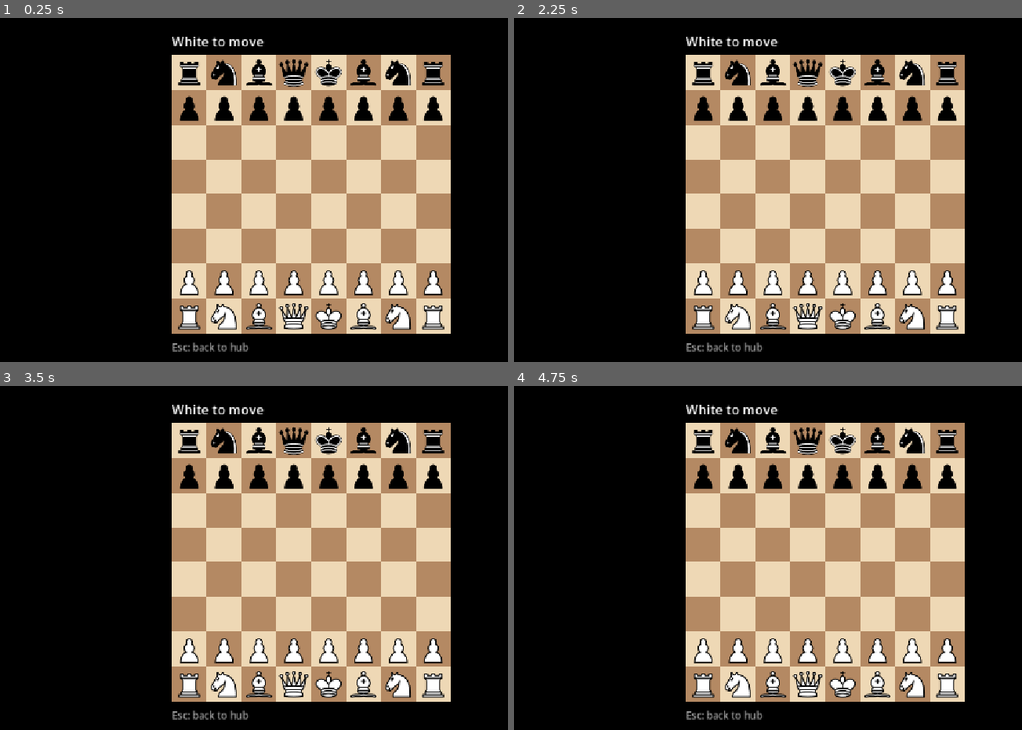
Above: before the commit, frames 1-4 (two rows, left to right).
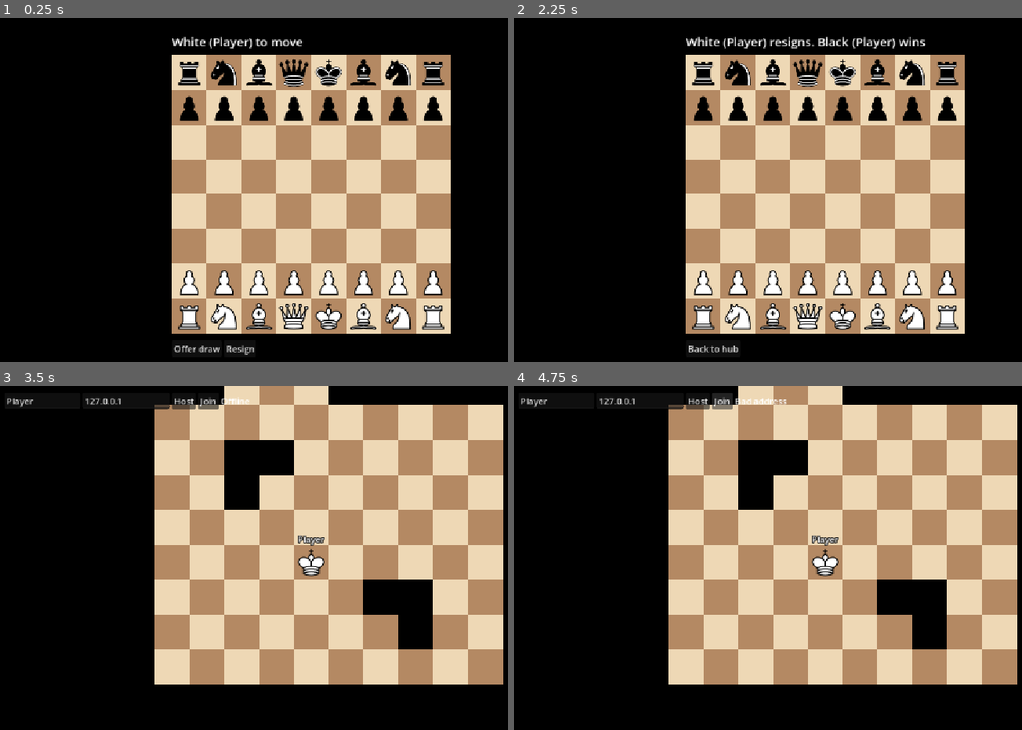
Above: after the commit, the same moments.

Repository: KiskarFisk/chesstus
Game: Godot game, scene res://chess.tscn
The game is run twice, just before and just after one commit, with the same random seed, the same clock (stepped at 60 frames per second) and the same inputs. This scene is started directly instead of the project's main scene.
Inputs (mouse positions are in pixels of both pictures, inside the frame that each line leads up to):
- Up to frame 1 (0.25 s): no input
- Up to frame 2 (2.25 s): click (712, 348) at 0.5 s, where only the run after the commit has a clickable "Offer draw"; click (773, 348) at 1.25 s, where only the run after the commit has a clickable "Decline draw"; click (752, 348) at 2 s, where only the run after the commit has a clickable "Resign"
- Up to frame 3 (3.5 s): click (198, 716) at 2.75 s, where only the run after the commit has a clickable "Back to hub"
- Up to frame 4 (4.75 s): click (696, 399) at 3.5 s, where only the run after the commit has a clickable "Host"; click (722, 399) at 4.25 s, where only the run after the commit has a clickable "Join"

The runs differ from the first frame. In frame 1, 0.7% of the frame differs, in the area x 33-60%, y 5-98%; in frame 2, 1.0%; in frame 3, 44%; in frame 4, 44%, in the area x 1-100%, y 0-98%.

Commit message:
Add player names, game vote popup, chess resign and draw offers
- Names: set in hub, saved to user://settings.cfg, synced by host, shown on kings
- Landing on a game square opens a vote popup with seat picking for all players
- Chess follows chosen seats; leaving requires the game to be over
- Chess: resign, offer/accept/decline draw

Co-Authored-By: Claude Opus 5.5 <noreply@anthropic.com>
Claude-Session: https://claude.ai/code/session_01NhpERDYe9jx1HCpr4qogRb

Diff:
--- a/chess.gd
+++ b/chess.gd
@@ -1,11 +1,17 @@
 extends Node2D
+## Chess board. Net.seats = [white peer id, black peer id]; offline both are you.
+## The game can only be left once it's over (mate, stalemate, resignation, agreed draw).
 
 const TILE := 64
+const SIDES := ["White", "Black"]
 
 var game := ChessRules.from_fen(ChessRules.START)
 var selected := -1
 var targets: Array = []
 var textures := {}
+var result := ""      # non-empty once the game is over
+var draw_offer := -1  # side (0 white, 1 black) with a draw offer on the table, -1 if none
+var buttons := HBoxContainer.new()
 
 
 func _ready() -> void:
@@ -13,23 +19,69 @@
 		for p in "KQRBNP":
 			textures[c + p] = load("res://pieces/%s%s.svg" % [c, p])
 	get_viewport().size_changed.connect(queue_redraw)
+	var layer := CanvasLayer.new()
+	layer.add_child(buttons)
+	add_child(layer)
+	_refresh()
 
 
 func _origin() -> Vector2:
 	return (get_viewport_rect().size - Vector2.ONE * TILE * 8) / 2
 
 
+func _turn() -> int:
+	return 0 if game.turn == "w" else 1
+
+
+## Which side a peer plays. Someone holding both seats (offline) acts for the side to move.
+func _side_of(id: int) -> int:
+	return _turn() if Net.seats[_turn()] == id else Net.seats.find(id)
+
+
+func _who(side: int) -> String:
+	var id: int = Net.seats[side]
+	var you := ", you" if Net.online() and id == multiplayer.get_unique_id() else ""
+	return "%s (%s%s)" % [SIDES[side], Net.name_of(id), you]
+
+
 func _status() -> String:
-	var side := "White" if game.turn == "w" else "Black"
-	if game.legal_moves().is_empty():
-		return ("Checkmate! %s wins" % ("Black" if game.turn == "w" else "White")) if game.in_check() else "Stalemate"
-	var you := ("You are %s. " % ("White" if Net.my_color() == "w" else "Black")) if Net.online() else ""
-	return you + side + (" to move - check!" if game.in_check() else " to move")
+	if result:
+		return result
+	var s := _who(_turn()) + (" to move - check!" if game.in_check() else " to move")
+	if draw_offer != -1:
+		s += "\n%s offers a draw" % SIDES[draw_offer]
+	return s
+
+
+## Rebuild the buttons under the board for the current state, then redraw.
+func _refresh() -> void:
+	for b in buttons.get_children():
+		b.queue_free()
+	var me := multiplayer.get_unique_id()
+	if result:
+		_button("Back to hub", func(): Net.goto.rpc("res://hub.tscn"))
+	elif _side_of(me) != -1:
+		if draw_offer != -1 and Net.seats[1 - draw_offer] == me:
+			_button("Accept draw", func(): _accept_draw.rpc())
+			_button("Decline draw", func(): _decline_draw.rpc())
+		elif draw_offer == -1:
+			_button("Offer draw", func(): _offer_draw.rpc())
+		_button("Resign", func(): _resign.rpc())
+	queue_redraw()
+
+
+func _button(text: String, cb: Callable) -> void:
+	var b := Button.new()
+	b.text = text
+	b.focus_mode = Control.FOCUS_NONE
+	b.pressed.connect(cb)
+	buttons.add_child(b)
 
 
 func _draw() -> void:
 	var o := _origin()
-	var check_sq := game.board.find(game.turn + "K") if game.in_check() else -1
+	buttons.position = o + Vector2(0, TILE * 8 + 12)
+	var check_sq := game.board.find(game.turn + "K") if game.in_check() and not result else -1
 	for i in 64:
 		var r := Rect2(o + Vector2(i % 8, i / 8) * TILE, Vector2.ONE * TILE)
 		draw_rect(r, Color("#eed8b5") if (i % 8 + i / 8) % 2 == 0 else Color("#b48963"))
@@ -43,21 +95,22 @@
 		if i in targets:
 			draw_circle(r.get_center(), 10, Color(0, 0, 0, 0.3))
 	var font := ThemeDB.fallback_font
-	draw_string(font, o + Vector2(0, -16), _status(), HORIZONTAL_ALIGNMENT_LEFT, -1, 24)
-	draw_string(font, o + Vector2(0, TILE * 8 + 32), "Esc: back to hub", HORIZONTAL_ALIGNMENT_LEFT, -1, 18, Color(1, 1, 1, 0.6))
+	var lines := _status().split("\n")
+	for i in lines.size():
+		draw_string(font, o + Vector2(0, -16 - 26 * (lines.size() - 1 - i)), lines[i], HORIZONTAL_ALIGNMENT_LEFT, -1, 22)
 
 
 func _unhandled_input(event: InputEvent) -> void:
-	if event.is_action_pressed("ui_cancel"):
+	if event.is_action_pressed("ui_cancel") and result:
 		Net.goto.rpc("res://hub.tscn")
-	elif event is InputEventMouseButton and event.pressed and event.button_index == MOUSE_BUTTON_LEFT:
+	elif event is InputEventMouseButton and event.pressed and event.button_index == MOUSE_BUTTON_LEFT and not result:
 		var c := Vector2i(((get_local_mouse_position() - _origin()) / TILE).floor())
 		if not ChessRules._on(c):
 			return
 		var sq := c.y * 8 + c.x
 		if sq in targets:
 			_move.rpc(Vector2i(selected, sq))
-		elif game.board[sq].begins_with(game.turn) and (not Net.online() or game.turn == Net.my_color()):
+		elif game.board[sq].begins_with(game.turn) and Net.seats[_turn()] == multiplayer.get_unique_id():
 			selected = sq
 			targets = game.legal_moves().filter(func(m): return m.x == sq).map(func(m): return m.y)
 		else:
@@ -66,14 +119,50 @@
 		queue_redraw()
 
 
-## Every move goes through here, local or remote. The sender is untrusted: check turn and legality.
+# --- RPCs: run on both sides. Senders are untrusted, so each checks seat, turn and state. ---
+
 @rpc("any_peer", "call_local", "reliable")
 func _move(m: Vector2i) -> void:
-	if Net.online() and Net.color_of(multiplayer.get_remote_sender_id()) != game.turn:
-		return
-	if m not in game.legal_moves():
+	if result or multiplayer.get_remote_sender_id() != Net.seats[_turn()] or m not in game.legal_moves():
 		return
 	game = game.play(m)
+	draw_offer = -1  # a move answers any pending offer
+	if game.legal_moves().is_empty():
+		result = ("Checkmate! %s wins" % _who(1 - _turn())) if game.in_check() else "Stalemate - draw"
 	selected = -1
 	targets = []
-	queue_redraw()
+	_refresh()
+
+
+@rpc("any_peer", "call_local", "reliable")
+func _resign() -> void:
+	var side := _side_of(multiplayer.get_remote_sender_id())
+	if result or side == -1:
+		return
+	result = "%s resigns. %s wins" % [_who(side), _who(1 - side)]
+	_refresh()
+
+
+@rpc("any_peer", "call_local", "reliable")
+func _offer_draw() -> void:
+	var side := _side_of(multiplayer.get_remote_sender_id())
+	if result or side == -1 or draw_offer != -1:
+		return
+	draw_offer = side
+	_refresh()
+
+
+@rpc("any_peer", "call_local", "reliable")
+func _accept_draw() -> void:
+	if result or draw_offer == -1 or Net.seats[1 - draw_offer] != multiplayer.get_remote_sender_id():
+		return
+	result = "Draw agreed"
+	_refresh()
+
+
+@rpc("any_peer", "call_local", "reliable")
+func _decline_draw() -> void:
+	if result or draw_offer == -1 or Net.seats[1 - draw_offer] != multiplayer.get_remote_sender_id():
+		return
+	draw_offer = -1
+	_refresh()
--- a/hub.gd
+++ b/hub.gd
@@ -3,7 +3,7 @@
 const TILE := 64
 const STEP_TIME := 0.15
 const GAMES := {
-	"C": {"scene": "res://chess.tscn", "color": Color(0.25, 0.55, 0.95)},
+	"C": {"name": "Chess", "scene": "res://chess.tscn", "color": Color(0.25, 0.55, 0.95), "seats": ["White", "Black"]},
 }
 
 # Live copy of the layout; static so map editor changes survive scene reloads this session.
@@ -13,10 +13,14 @@
 var moving := false
 var editing := false  # set by the map editor
 var status_label: Label
+var vote_layer := CanvasLayer.new()
 
 
 func _ready() -> void:
 	_build_net_ui()
+	add_child(vote_layer)
+	Net.proposal_changed.connect(_show_proposal)
+	_show_proposal()
 	if OS.has_feature("editor"):  # only when run from the Godot editor, never in exports
 		add_child(load("res://map_editor.gd").new())
 
@@ -25,6 +29,14 @@
 	var layer := CanvasLayer.new()
 	var row := HBoxContainer.new()
 	row.position = Vector2(12, 12)
+	var name_edit := LineEdit.new()
+	name_edit.placeholder_text = "Name"
+	name_edit.text = Net.my_name
+	name_edit.max_length = Net.MAX_NAME
+	name_edit.custom_minimum_size.x = 140
+	name_edit.text_changed.connect(Net.set_my_name)
+	name_edit.text_submitted.connect(func(_t): name_edit.release_focus())
+	row.add_child(name_edit)
 	var ip := LineEdit.new()
 	ip.text = "127.0.0.1"
 	ip.custom_minimum_size.x = 160
@@ -48,7 +60,8 @@
 	status_label.text = Net.status
 	_sync_kings()
 	var me := multiplayer.get_unique_id()
-	if editing or moving or not Net.cells.has(me) or get_viewport().gui_get_focus_owner() is LineEdit:
+	if editing or moving or not Net.proposal.is_empty() or not Net.cells.has(me) \
+			or get_viewport().gui_get_focus_owner() is LineEdit:
 		return
 	# One step per key press. Diagonal = hold one arrow, press the other.
 	if not ["ui_left", "ui_right", "ui_up", "ui_down"].any(Input.is_action_just_pressed):
@@ -66,9 +79,71 @@
 
 func _arrived() -> void:
 	moving = false
-	var game: Dictionary = GAMES.get(tile(Net.cells.get(multiplayer.get_unique_id(), Vector2i.ZERO)), {})
-	if game:
-		Net.goto.rpc(game.scene)
+	var letter := tile(Net.cells.get(multiplayer.get_unique_id(), Vector2i.ZERO))
+	if GAMES.has(letter):
+		Net.propose.rpc_id(1, letter)
+
+
+func _you(id: int) -> String:
+	return Net.name_of(id) + (" (you)" if Net.online() and id == multiplayer.get_unique_id() else "")
+
+
+## The "Play <game>?" popup every player sees while a proposal is open. Rebuilt on every change.
+func _show_proposal() -> void:
+	for c in vote_layer.get_children():
+		c.queue_free()
+	var p := Net.proposal
+	if p.is_empty():
+		return
+	var me := multiplayer.get_unique_id()
+	var g: Dictionary = GAMES[p.game]
+	var center := CenterContainer.new()
+	center.set_anchors_preset(Control.PRESET_FULL_RECT)
+	var panel := PanelContainer.new()
+	var style := StyleBoxFlat.new()
+	style.bg_color = Color(0.12, 0.12, 0.14)
+	style.set_corner_radius_all(8)
+	style.set_content_margin_all(20)
+	panel.add_theme_stylebox_override("panel", style)
+	var col := VBoxContainer.new()
+	col.add_theme_constant_override("separation", 10)
+	var title := Label.new()
+	title.text = "Play %s?" % g.name
+	title.add_theme_font_size_override("font_size", 28)
+	col.add_child(title)
+	for i in g.seats.size():
+		var row := HBoxContainer.new()
+		var seat := Label.new()
+		seat.text = g.seats[i]
+		seat.custom_minimum_size.x = 80
+		var pick := OptionButton.new()
+		pick.focus_mode = Control.FOCUS_NONE
+		for id in p.players:
+			pick.add_item(_you(id))
+		pick.select(p.players.find(p.seats[i]))
+		pick.item_selected.connect(func(idx): Net.set_seat.rpc_id(1, i, p.players[idx]))
+		row.add_child(seat)
+		row.add_child(pick)
+		col.add_child(row)
+	var votes := Label.new()
+	votes.text = "\n".join(p.players.map(func(id): return "%s: %s" % [_you(id), "ready" if p.votes.has(id) else "deciding..."]))
+	col.add_child(votes)
+	var buttons := HBoxContainer.new()
+	var play := Button.new()
+	play.text = "Play"
+	play.disabled = p.votes.has(me)
+	play.pressed.connect(func(): Net.vote.rpc_id(1, true))
+	var decline := Button.new()
+	decline.text = "Decline"
+	decline.pressed.connect(func(): Net.vote.rpc_id(1, false))
+	for b in [play, decline]:
+		b.focus_mode = Control.FOCUS_NONE
+		b.size_flags_horizontal = Control.SIZE_EXPAND_FILL
+		buttons.add_child(b)
+	col.add_child(buttons)
+	panel.add_child(col)
+	center.add_child(panel)
+	vote_layer.add_child(center)
 
 
 ## Create, slide, or remove king sprites so they match Net.cells.
@@ -91,10 +166,19 @@
 				k.add_child(cam)
 				cam.make_current()  # the map editor's camera may have been added first
 				cam.reset_smoothing()
+			var tag := Label.new()  # added after the camera: the map editor expects the camera as child 0
+			tag.name = "Name"
+			tag.horizontal_alignment = HORIZONTAL_ALIGNMENT_CENTER
+			tag.size = Vector2(160, 24)
+			tag.position = Vector2(-80, -TILE * 0.5 - 22)
+			tag.add_theme_constant_override("outline_size", 6)
+			tag.add_theme_color_override("font_outline_color", Color.BLACK)
+			k.add_child(tag)
 			kings[id] = k
 		elif kings[id].get_meta("cell") != cell:
 			kings[id].set_meta("cell", cell)
 			create_tween().tween_property(kings[id], "position", px(cell), STEP_TIME)
+		kings[id].get_node("Name").text = Net.name_of(id)
 
 
 static func tile(c: Vector2i) -> String:
--- a/map_editor.gd
+++ b/map_editor.gd
@@ -34,7 +34,7 @@
 	col.add_child(row)
 	ui.add_child(panel)
 	for k in Hub.GAMES:
-		game_menu.add_item("%s: %s" % [k, Hub.GAMES[k].scene.get_file().get_basename().capitalize()])
+		game_menu.add_item("%s: %s" % [k, Hub.GAMES[k].name])
 	game_menu.id_pressed.connect(func(i): _paint(game_cell, Hub.GAMES.keys()[i]))
 	ui.add_child(game_menu)
 	ui.visible = false
--- a/net.gd
+++ b/net.gd
@@ -4,17 +4,33 @@
 
 const PORT := 7777
 const SCENES := ["res://hub.tscn", "res://chess.tscn"]
+const SETTINGS := "user://settings.cfg"
+const MAX_NAME := 16
+
+signal proposal_changed
 
 var status := "Offline"
 var cells := {}  # peer id -> Vector2i, every king in the hub
+# Game being voted on, or {} if none. Host-owned:
+# {"game": letter, "players": [ids], "seats": [id per seat], "votes": {id: true}}
+var proposal := {}
+var seats: Array = [1, 1]  # who plays each seat of the running game (offline: you play every seat)
+var my_name := "Player"
+var names := {}  # peer id -> display name, host-owned
 
 
 func _ready() -> void:
+	var cfg := ConfigFile.new()
+	if cfg.load(SETTINGS) == OK:
+		my_name = _clean_name(cfg.get_value("player", "name", my_name))
+	names = {1: my_name}
 	cells = {1: _free_spawn()}
 	multiplayer.peer_connected.connect(_on_peer_connected)
 	multiplayer.connected_to_server.connect(func():
 		cells.clear()
-		_request_spawn.rpc_id(1))
+		names.clear()
+		_request_spawn.rpc_id(1)
+		_set_name.rpc_id(1, my_name))
 	multiplayer.peer_disconnected.connect(func(_id): _reset("Opponent left"))
 	multiplayer.server_disconnected.connect(func(): _reset("Host left"))
 	multiplayer.connection_failed.connect(func(): _reset("Couldn't connect"))
@@ -46,8 +62,97 @@
 	return "w" if id == 1 else "b"
 
 
-func my_color() -> String:
-	return color_of(multiplayer.get_unique_id())
+func name_of(id: int) -> String:
+	return names.get(id, "Host" if id == 1 else "Guest")
+
+
+## Change our name: remembered in user://settings.cfg and sent to the host.
+func set_my_name(n: String) -> void:
+	my_name = _clean_name(n)
+	var cfg := ConfigFile.new()
+	cfg.load(SETTINGS)
+	cfg.set_value("player", "name", my_name)
+	cfg.save(SETTINGS)
+	_set_name.rpc_id(1, my_name)
+
+
+@rpc("any_peer", "call_local", "reliable")
+func _set_name(n: String) -> void:
+	if multiplayer.is_server():
+		names[multiplayer.get_remote_sender_id()] = _clean_name(n)
+		_sync_names.rpc(names)
+
+
+@rpc("authority", "call_local", "reliable")
+func _sync_names(d: Dictionary) -> void:
+	names = d
+
+
+static func _clean_name(n: String) -> String:
+	n = n.strip_edges().left(MAX_NAME)
+	return n if n else "Player"
+
+
+# --- Game proposals: every call goes to the host (rpc_id(1, ...)), which validates and publishes. ---
+
+@rpc("any_peer", "call_local", "reliable")
+func propose(game: String) -> void:
+	if not multiplayer.is_server() or not proposal.is_empty() or not _hub().GAMES.has(game):
+		return
+	var players := [1] + Array(multiplayer.get_peers())
+	var s := []
+	for i in _hub().GAMES[game].seats.size():
+		s.append(players[i % players.size()])
+	_publish({"game": game, "players": players, "seats": s, "votes": {}})
+
+
+@rpc("any_peer", "call_local", "reliable")
+func set_seat(seat: int, id: int) -> void:
+	if not multiplayer.is_server() or proposal.is_empty() or id not in proposal.players \
+			or seat < 0 or seat >= proposal.seats.size():
+		return
+	var s: Array = proposal.seats
+	var other := s.find(id)
+	if other != -1:
+		s[other] = s[seat]  # that player swaps into our old seat
+	s[seat] = id
+	proposal.votes = {}  # seating changed, everyone re-confirms
+	_publish(proposal)
+
+
+@rpc("any_peer", "call_local", "reliable")
+func vote(yes: bool) -> void:
+	var id := multiplayer.get_remote_sender_id()
+	if not multiplayer.is_server() or proposal.is_empty() or id not in proposal.players:
+		return
+	if not yes:
+		_publish({}, "%s declined" % name_of(id))
+		return
+	proposal.votes[id] = true
+	if proposal.players.all(func(p): return proposal.votes.has(p)):
+		_start.rpc(proposal.seats, _hub().GAMES[proposal.game].scene)
+	else:
+		_publish(proposal)
+
+
+func _publish(p: Dictionary, msg := "") -> void:
+	_set_proposal.rpc(p, msg)
+
+
+@rpc("authority", "call_local", "reliable")
+func _set_proposal(p: Dictionary, msg: String) -> void:
+	proposal = p
+	if msg:
+		status = msg
+	proposal_changed.emit()
+
+
+@rpc("authority", "call_local", "reliable")
+func _start(s: Array, scene: String) -> void:
+	seats = s
+	proposal = {}
+	proposal_changed.emit()
+	goto(scene)
 
 
 ## Call as Net.goto.rpc(path) so both players switch together.
@@ -91,6 +196,7 @@
 func _on_peer_connected(_id: int) -> void:
 	status = "Connected"
 	if multiplayer.is_server():
+		_publish({})  # player list changed, drop any open proposal
 		goto.rpc("res://hub.tscn")  # pull the host back if they wandered into a game alone
 
 
@@ -108,5 +214,9 @@
 	var mine = cells.get(multiplayer.get_unique_id(), cells.get(1))
 	multiplayer.multiplayer_peer = OfflineMultiplayerPeer.new()
 	cells = {1: mine if mine != null else _free_spawn()}
+	proposal = {}
+	seats = [1, 1]
+	names = {1: my_name}
+	proposal_changed.emit()
 	status = msg
 	get_tree().change_scene_to_file("res://hub.tscn")
